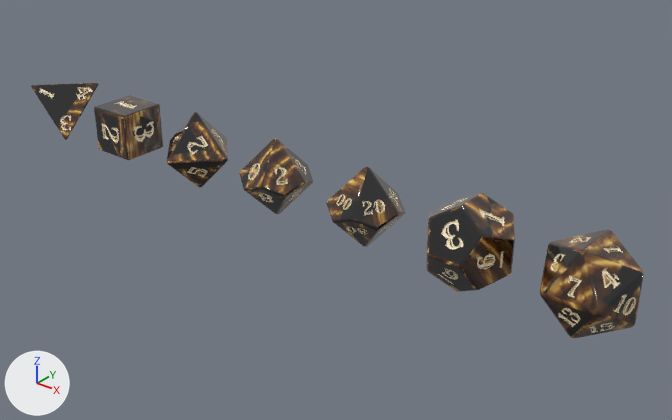
The glTF model public/dice/tigers-eye.glb, before and after one commit.
Rendered twice from a 50 mm lens placed at (26.14, -110.76, 10.75), pointed at (11.23, -92.12, -0.8). The lights are fixed; the arrows at lower left show +X, +Y and +Z. The older version comes first. Vertices at exactly the same position are counted once.

Objects in the first picture: 'd10', 'd100', 'd12', 'd20', 'd4', 'd6', 'd8'.
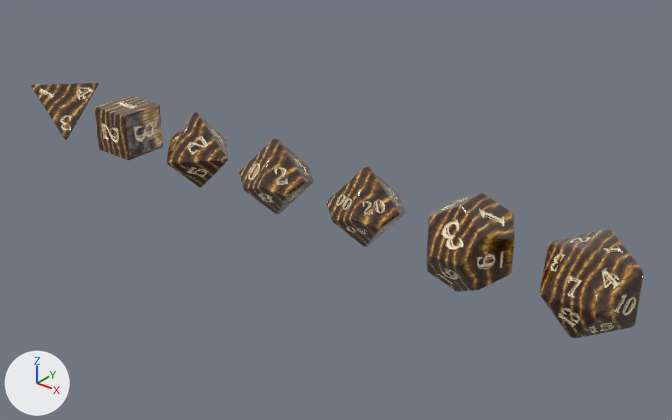
Patch to the scene script:
```diff
--- a/public/dice/tigers-eye.glb.py
+++ b/public/dice/tigers-eye.glb.py
@@ me_tigers_eye_d4_001 @@
-me_tigers_eye_d4_001.from_pydata(...)  # 3600 vertices, 7196 faces; spans x -0.81..0.81, y -0.81..0.81, z -0.81..0.81
+me_tigers_eye_d4_001.from_pydata(...)  # 3736 vertices, 7468 faces; spans x -0.81..0.81, y -0.81..0.81, z -0.81..0.81
+# me_tigers_eye_d4_001 part 1: 24 vertices moved within x -0.8..0.8, y -0.8..0.8, z -0.8..0.8; 20 vertices removed from x -0.79..0.79, y -0.79..0.79, z -0.79..0.79; 156 vertices added at x -0.81..0.81, y -0.81..0.81, z -0.81..0.81
+# me_tigers_eye_d4_001 part 2: 7006 kept faces spanning x -0.81..0.81, y -0.81..0.81, z -0.81..0.81 get new texture (UV) coordinates
 me_tigers_eye_d4_001.materials.append(mat_tigers_eye_d4_body)
@@ me_tigers_eye_d6_001 @@
-me_tigers_eye_d6_001.from_pydata(...)  # 2001 vertices, 3998 faces; spans x -0.75..0.75, y -0.75..0.75, z -0.75..0.75
+me_tigers_eye_d6_001.from_pydata(...)  # 2273 vertices, 4542 faces; spans x -0.75..0.75, y -0.75..0.75, z -0.75..0.75
+# me_tigers_eye_d6_001 part 3: 96 vertices removed from x -0.74..0.74, y -0.74..0.74, z -0.74..0.74; 368 vertices added at x -0.75..0.75, y -0.75..0.75, z -0.75..0.75
+# me_tigers_eye_d6_001 part 4: 3582 kept faces spanning x -0.75..0.75, y -0.75..0.75, z -0.75..0.75 get new texture (UV) coordinates
 me_tigers_eye_d6_001.materials.append(mat_tigers_eye_d6_body)
@@ me_tigers_eye_d8_001 @@
-me_tigers_eye_d8_001.from_pydata(...)  # 2588 vertices, 5172 faces; spans x -1.23..1.23, y -1.23..1.23, z -1.23..1.23
+me_tigers_eye_d8_001.from_pydata(...)  # 2858 vertices, 5712 faces; spans x -1.24..1.24, y -1.24..1.24, z -1.24..1.24
+# me_tigers_eye_d8_001 part 5: 48 vertices removed from x -1.22..1.22, y -1.22..1.22, z -1.22..1.22; 318 vertices added at x -1.24..1.24, y -1.24..1.24, z -1.24..1.24
+# me_tigers_eye_d8_001 part 6: 4796 kept faces spanning x -1.21..1.21, y -1.21..1.21, z -1.21..1.21 get new texture (UV) coordinates
 me_tigers_eye_d8_001.materials.append(mat_tigers_eye_d8_body)
@@ me_tigers_eye_d10_001 @@
-me_tigers_eye_d10_001.from_pydata(...)  # 3205 vertices, 6406 faces; spans x -1.06..1.06, y -1.01..1.01, z -1.17..1.17
+me_tigers_eye_d10_001.from_pydata(...)  # 3657 vertices, 7310 faces; spans x -1.06..1.06, y -1.01..1.01, z -1.18..1.18
+# me_tigers_eye_d10_001 part 7: 51 vertices moved within x -1.06..0.87, y -1.01..1.01, z -1.17..1.16; 115 vertices removed from x -1.05..1.05, y -1.0..1.0, z -1.17..1.17; 567 vertices added at x -1.06..1.06, y -1.01..1.01, z -1.18..1.18
+# me_tigers_eye_d10_001 part 8: 5752 kept faces spanning x -1.05..1.05, y -1.0..1.0, z -1.17..1.15 get new texture (UV) coordinates
 me_tigers_eye_d10_001.materials.append(mat_tigers_eye_d10_body)
@@ me_tigers_eye_d12_001 @@
-me_tigers_eye_d12_001.from_pydata(...)  # 4596 vertices, 9188 faces; spans x -1.2..1.2, y -1.2..1.2, z -1.2..1.2
+me_tigers_eye_d12_001.from_pydata(...)  # 5276 vertices, 10548 faces; spans x -1.2..1.2, y -1.2..1.2, z -1.2..1.2
+# me_tigers_eye_d12_001 part 9: 84 vertices removed from x -1.18..1.18, y -1.18..1.18, z -1.18..1.18; 764 vertices added at x -1.2..1.2, y -1.2..1.2, z -1.2..1.2
+# me_tigers_eye_d12_001 part 10: 8180 kept faces spanning x -1.2..1.2, y -1.2..1.2, z -1.2..1.2 get new texture (UV) coordinates
 me_tigers_eye_d12_001.materials.append(mat_tigers_eye_d12_body)
@@ me_tigers_eye_d20_001 @@
-me_tigers_eye_d20_001.from_pydata(...)  # 8752 vertices, 17500 faces; spans x -1.14..1.14, y -1.14..1.14, z -1.14..1.14
+me_tigers_eye_d20_001.from_pydata(...)  # 9426 vertices, 18848 faces; spans x -1.14..1.14, y -1.14..1.14, z -1.14..1.14
+# me_tigers_eye_d20_001 part 11: 114 vertices moved within x -1.13..1.13, y -1.13..1.13, z -1.13..1.13; 212 vertices removed from x -1.14..1.14, y -1.14..1.14, z -1.14..1.14; 886 vertices added at x -1.14..1.14, y -1.14..1.14, z -1.14..1.14
+# me_tigers_eye_d20_001 part 12: 16537 kept faces spanning x -1.13..1.13, y -1.13..1.13, z -1.13..1.13 get new texture (UV) coordinates
 me_tigers_eye_d20_001.materials.append(mat_tigers_eye_d20_body)
@@ me_tigers_eye_d100_001 @@
-me_tigers_eye_d100_001.from_pydata(...)  # 4744 vertices, 9484 faces; spans x -1.06..1.06, y -1.01..1.01, z -1.17..1.17
+me_tigers_eye_d100_001.from_pydata(...)  # 5196 vertices, 10388 faces; spans x -1.06..1.06, y -1.01..1.01, z -1.18..1.18
+# me_tigers_eye_d100_001 part 13: 51 vertices moved within x -1.06..0.87, y -1.01..1.01, z -1.17..1.16; 115 vertices removed from x -1.05..1.05, y -1.0..1.0, z -1.17..1.17; 567 vertices added at x -1.06..1.06, y -1.01..1.01, z -1.18..1.18
+# me_tigers_eye_d100_001 part 14: 8828 kept faces spanning x -1.05..1.05, y -1.0..1.0, z -1.17..1.15 get new texture (UV) coordinates
 me_tigers_eye_d100_001.materials.append(mat_tigers_eye_d100_body)
```

Pixel boxes [x1, y1, x2, y2] of what changed, in the pictures (672 x 420 px):
part 1 of me_tigers_eye_d4_001, reshaped: after [31, 83, 99, 140]
part 2 of me_tigers_eye_d4_001, surface changed (black to brown): [31, 83, 99, 139] in both
part 3 of me_tigers_eye_d6_001, reshaped: before [94, 104, 163, 160]; after [94, 95, 163, 160]
part 4 of me_tigers_eye_d6_001, surface changed: [94, 95, 163, 159] in both
part 5 of me_tigers_eye_d8_001, reshaped: before [167, 112, 228, 165]; after [167, 112, 228, 188]
part 6 of me_tigers_eye_d8_001, surface changed: [167, 113, 228, 188] in both
part 7 of me_tigers_eye_d10_001, reshaped: [239, 138, 313, 214] in both
part 8 of me_tigers_eye_d10_001, surface changed: [240, 141, 312, 214] in both
part 9 of me_tigers_eye_d12_001, reshaped: before [426, 194, 515, 292]; after [426, 193, 515, 292]
part 10 of me_tigers_eye_d12_001, surface changed: [428, 193, 515, 291] in both
part 11 of me_tigers_eye_d20_001, reshaped: [540, 229, 644, 338] in both
part 12 of me_tigers_eye_d20_001, surface changed: [542, 229, 642, 338] in both
part 13 of me_tigers_eye_d100_001, reshaped: [326, 167, 406, 247] in both
part 14 of me_tigers_eye_d100_001, surface changed: [327, 169, 404, 246] in both
